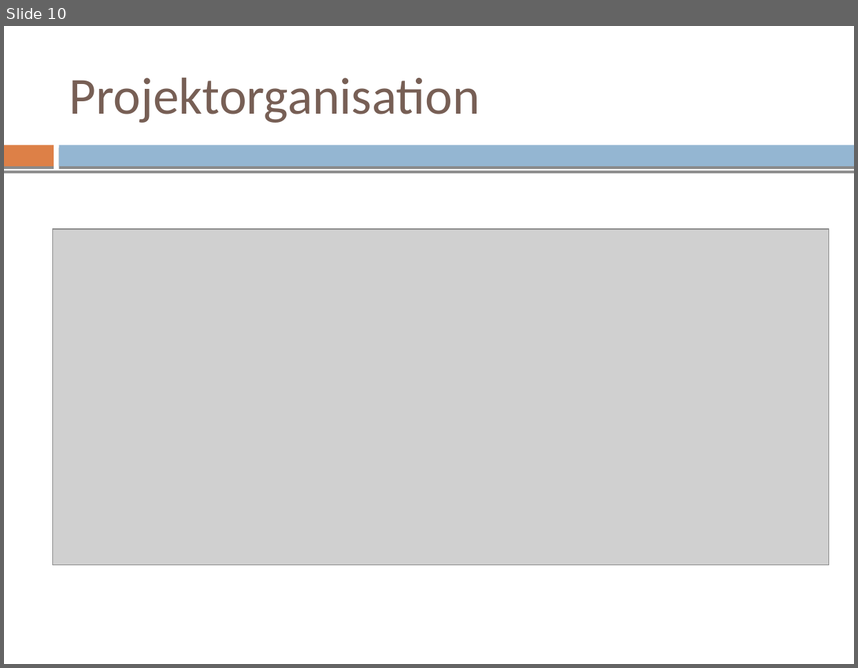
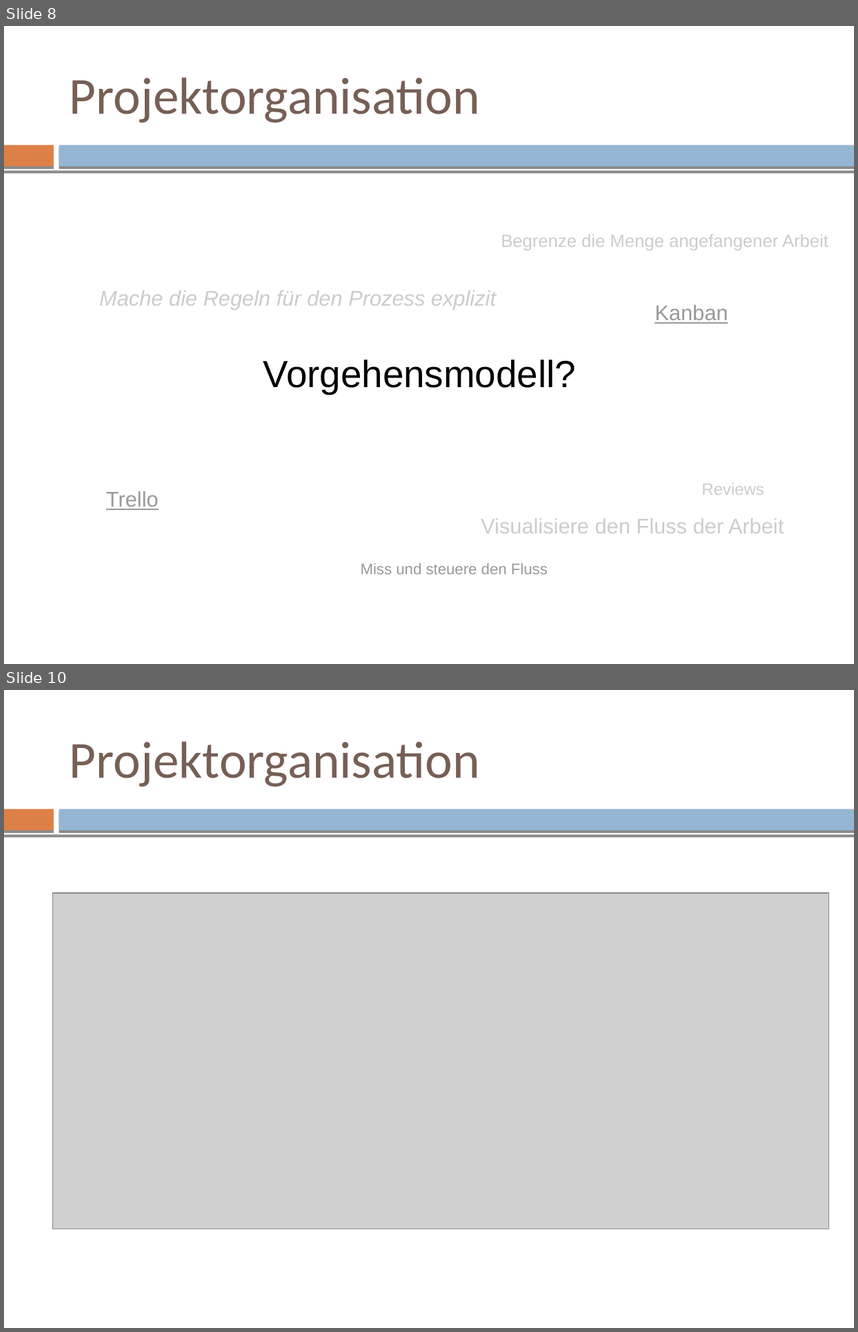
Before and after one commit to mvw/Wilddiebe10, a slide deck: keynote/keynote_part_sascha.odp. Shown one above the other, each under a label of ours: slide 10 before the commit, slides 8 and 10 after it; the slides between them are not shown. The pictures are 858x668 and 858x1332 pixels, drawn with LibreOffice and Linux fonts; fonts in the diff are those of the drawing; grey boxes stand for pictures. Boxes give left, top, right and bottom in pixels: in the first picture for what was removed or moved away, otherwise in the second. Text is boxed around its words. In the diff, an @@ line names an element or a change of style, - is before the commit and + after.

```diff
--- a/keynote/keynote_part_sascha.odp
+++ b/keynote/keynote_part_sascha.odp
@@ slide 8 added at <box>4,26,854,664</box>, background #FFFFFF; not listed: 3 template elements that a slide beside it also shows @@
@@ title added at <box>70,77,480,123</box>, 44 pt, text #775F55 @@
+Projektorganisation
@@ text added at <box>501,234,829,250</box>, 15 pt, text #CCCCCC @@
+Begrenze die Menge angefangener Arbeit
@@ text added at <box>99,290,496,310</box>, 18 pt, text #CCCCCC, italic @@
+Mache die Regeln für den Prozess explizit
@@ text added at <box>655,305,728,323</box>, 18 pt, text #999999, underline @@
+Kanban
@@ subtitle added at <box>263,359,577,394</box>, 32 pt, text #000000 @@
+Vorgehensmodell?
@@ text added at <box>106,491,159,510</box>, 18 pt, text #999999, underline @@
+Trello
@@ text added at <box>702,483,764,495</box>, 14 pt, text #CCCCCC @@
+Reviews
@@ text added at <box>481,518,784,533</box>, 18 pt, text #CCCCCC @@
+Visualisiere den Fluss der Arbeit
@@ text added at <box>361,563,548,574</box>, 13 pt, text #999999 @@
+Miss und steuere den Fluss
```
Also in this commit, not shown: 1 slide changed, 1 slide removed, 1 other file.
